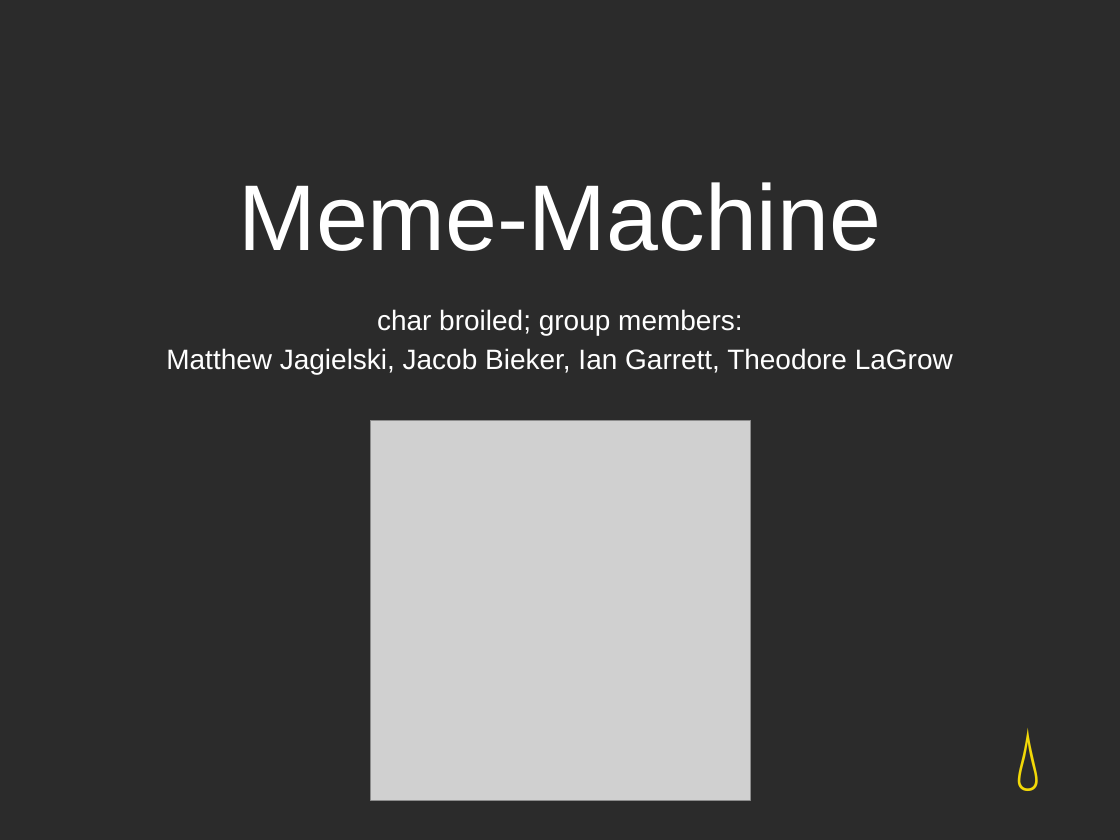
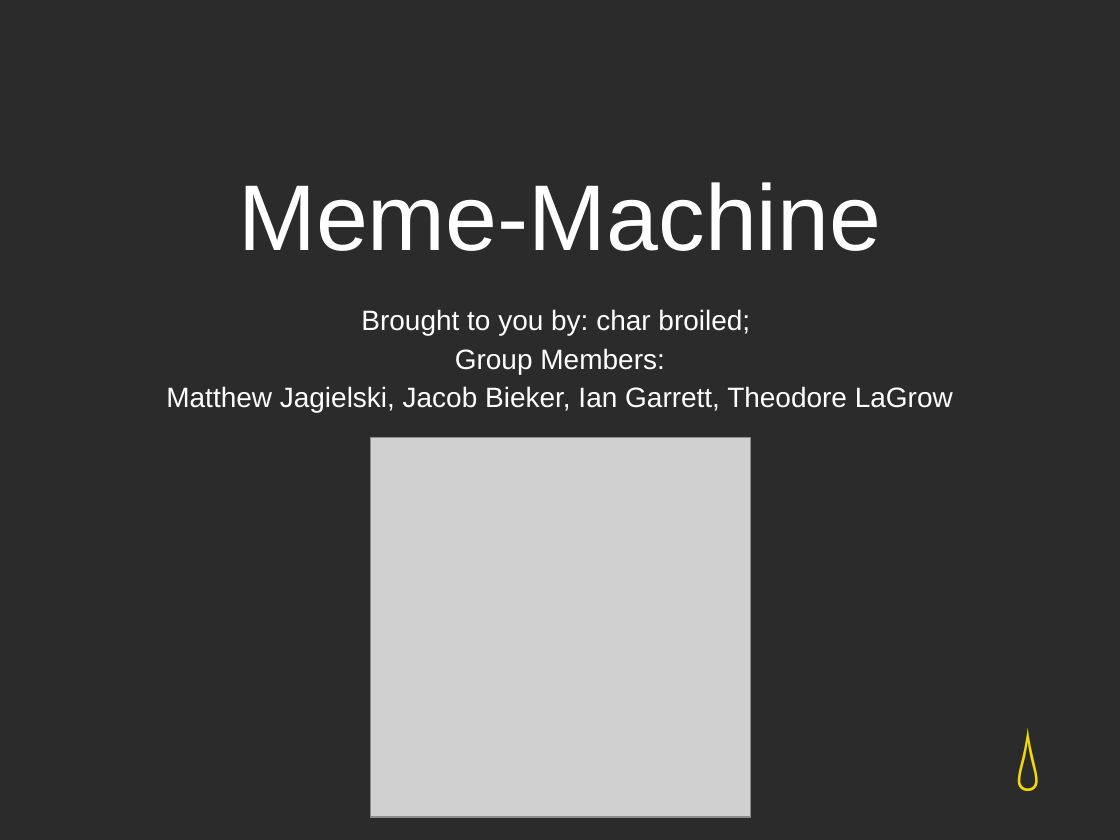
Before and after one commit to tjlagrow/Meme-Machine, a slide deck: slide 1 of Presentation/Project Presentation.pptx. Drawn at 1120x840 pixels with LibreOffice and Linux fonts; fonts in the diff are those of the drawing; grey boxes stand for pictures; background and template pictures are left out; a plain dark background stands for a picture behind light text. Boxes give left, top, right and bottom in pixels: in the first picture for what was removed or moved away, otherwise in the second. Text is boxed around its words. In the diff, an @@ line names an element or a change of style, - is before the commit and + after.

```diff
--- a/Presentation/Project Presentation.pptx
+++ b/Presentation/Project Presentation.pptx
@@ subtitle at [361,309,750,374]: text changed @@
-char broiled; group members:
+Brought to you by: char broiled;
+Group Members:
@@ picture: place and size @@
-picture at [371,420,750,800]
+picture at [371,437,750,816]
```
Also in this commit, not shown: 9 other slides changed.
